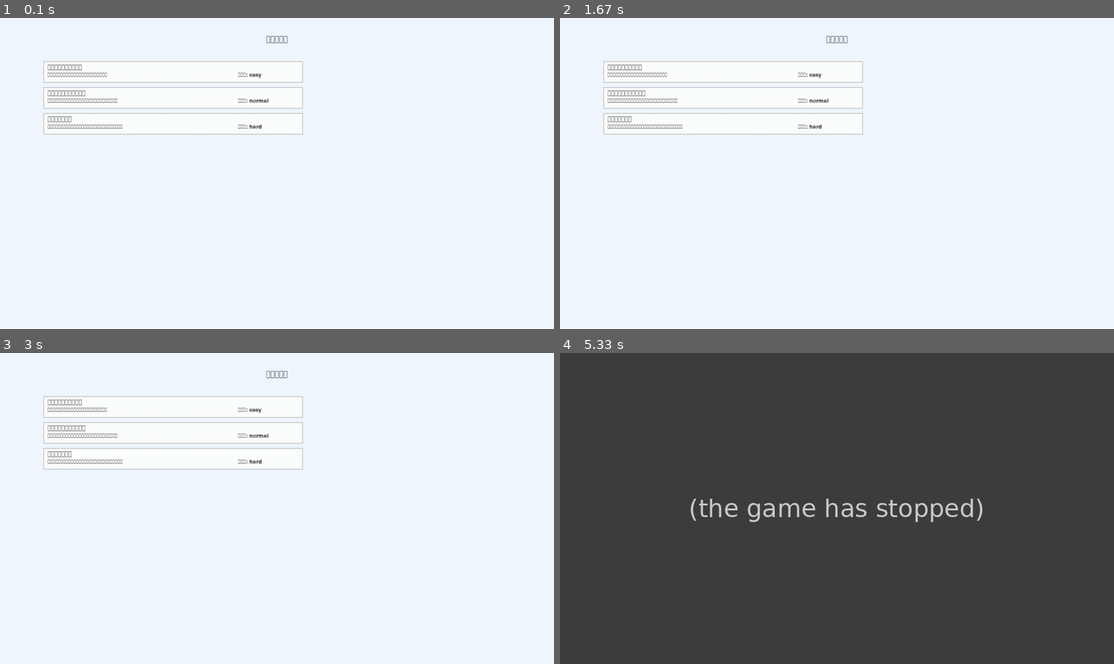
Above: before the commit, frames 1-4 (two rows, left to right).
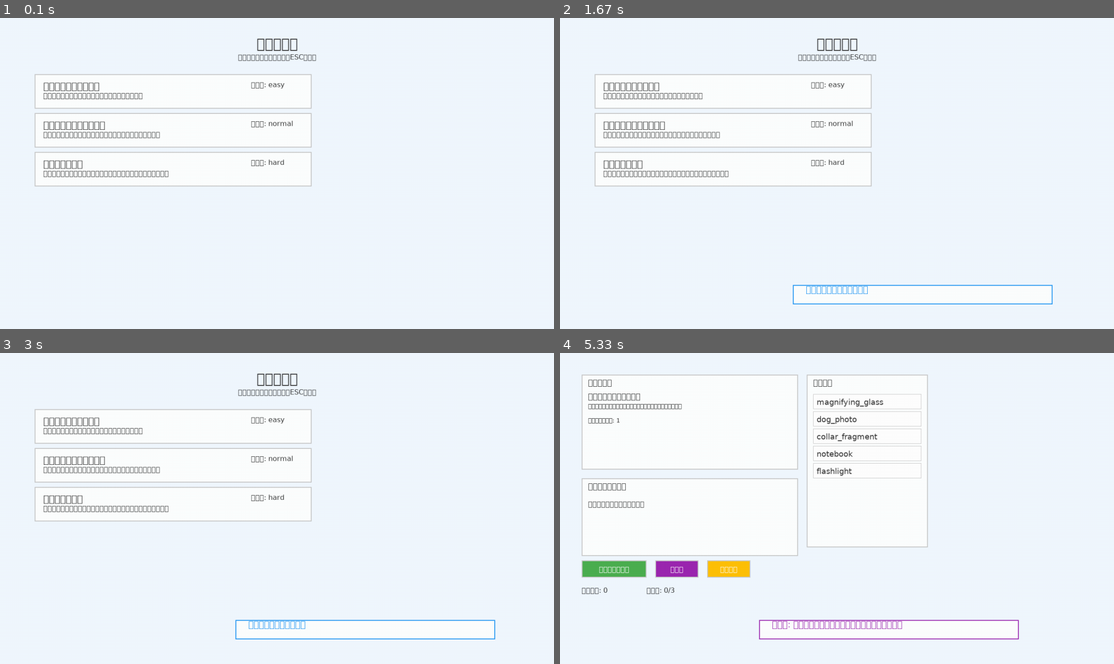
Above: after the commit, the same moments.

Repository: yuichi1000/mystery-pet-rescue
Game: pygame game, started from examples/puzzle_demo.py
Same seed, same stepped clock (60 frames per second), same inputs: the game is played once before the commit and once after it.
Inputs (mouse positions are in pixels of both pictures, inside the frame that each line leads up to):
- Up to frame 1 (0.1 s): no input
- Up to frame 2 (1.67 s): click (837, 173) at 0.38 s; hold H 0.67-1.13 s; click (920, 64) at 1.22 s; hold R from 1.5 s (still down)
- Up to frame 3 (3 s): release R at 1.97 s; click (77, 499) at 2.05 s; click (55, 567) at 2.38 s, where only the run after the commit has a clickable "組み合わせ実行"; tap Esc at 2.67 s
- Up to frame 4 (5.33 s): click "迷子の子猫を助けよう" at 3.05 s; click "ヒント" at 3.38 s; tap H at 3.67 s; click "リセット" at 4.55 s; click (731, 464) at 4.88 s, where only the run after the commit has a clickable "迷子の犬の手がかり探し"; hold H from 5.17 s (still down)

The runs differ from the first frame. In frame 1, 3.5% of the frame differs, in the area x 6-58%, y 5-55%; in frame 2, 4.1%; in frame 3, 4.1%; in frame 4, 100%, in the area x 0-100%, y 0-100%.
Error before the commit: KeyError: 'puzzle_001' (puzzle_ui.py line 217); the game stopped at 5.17 s (later frames are placeholders)

Commit message:
fix: 謎解きUI完全修正 - 日本語フォント対応・文字重なり解消
🎨 日本語フォント対応:
- FontManager: 日本語フォント自動検出・管理
- ヒラギノ角ゴシック対応
- 複数行テキスト・自動改行機能

🔧 UI表示問題修正:
- 文字重なり完全解消
- 枠からのはみ出し修正
- パネルサイズ最適化 (情報500x220, 組み合わせ500x180)
- フォントサイズ調整 (18pt→14pt段階的縮小)

⌨️ 操作性向上:
- ESCキー終了機能 (選択画面→終了, 実行中→戻る)
- 適切な状態管理・エラーハンドリング
- ボタン配置最適化

📐 レイアウト改善:
- テキスト自動改行 (_wrap_text, _wrap_items)
- 動的位置計算・境界チェック
- 行間調整 (20px→18px)
- 進行状況表示位置調整

✅ 動作確認済み:
- 3つの謎解き正常動作
- アイテム組み合わせ判定
- ヒント・リセット機能
- 進行状況自動保存
- 日本語表示完全対応

Diff:
--- a/examples/puzzle_demo.py
+++ b/examples/puzzle_demo.py
@@ -49,7 +49,11 @@
                 running = False
 
         # UI更新
-        puzzle_ui.update(time_delta, events)
+        result = puzzle_ui.update(time_delta, events)
+
+        # 終了チェック
+        if result == "quit":
+            running = False
 
         # 描画
         puzzle_ui.draw()
--- a/src/ui/puzzle_ui.py
+++ b/src/ui/puzzle_ui.py
@@ -10,6 +10,7 @@
 
 from src.systems.puzzle_system import PuzzleSystem, PuzzleState
 from src.systems.hint_system import HintSystem
+from src.utils.font_manager import get_font_manager
 
 class UIState(Enum):
     """UI状態"""
@@ -46,10 +47,8 @@
         self.selected_items: List[str] = []
         self.available_items: List[str] = []
 
-        # フォント
-        self.font_large = pygame.font.Font(None, 36)
-        self.font_medium = pygame.font.Font(None, 28)
-        self.font_small = pygame.font.Font(None, 20)
+        # フォントマネージャー
+        self.font_manager = get_font_manager()
 
         # 色設定
         self.colors = UIColors()
@@ -70,11 +69,11 @@
         self.screen_width = self.screen.get_width()
         self.screen_height = self.screen.get_height()
 
-        # パネル領域
+        # パネル領域（サイズ調整）
         self.main_panel = pygame.Rect(50, 50, self.screen_width - 100, self.screen_height - 100)
-        self.info_panel = pygame.Rect(50, 50, 400, 200)
-        self.items_panel = pygame.Rect(470, 50, 300, 400)
-        self.combination_panel = pygame.Rect(50, 270, 400, 200)
+        self.info_panel = pygame.Rect(50, 50, 500, 220)  # 幅と高さを拡大
+        self.items_panel = pygame.Rect(570, 50, 280, 400)  # 位置調整
+        self.combination_panel = pygame.Rect(50, 290, 500, 180)  # 幅拡大、位置調整
         self.hint_panel = pygame.Rect(50, 490, self.screen_width - 100, 150)
 
         # ボタン領域
@@ -93,25 +92,37 @@
 
         # イベント処理
         for event in events:
-            self.handle_event(event)
+            result = self.handle_event(event)
+            if result == "quit":
+                return "quit"
+
+        return None
 
     def handle_event(self, event: pygame.event.Event):
         """イベント処理"""
         if event.type == pygame.KEYDOWN:
-            if event.key == pygame.K_h:
+            if event.key == pygame.K_ESCAPE:
+                if self.current_state == UIState.PUZZLE_ACTIVE:
+                    # 謎解き実行中の場合は選択画面に戻る
+                    self.current_state = UIState.PUZZLE_SELECT
+                    self.active_puzzle_id = None
+                    self.selected_items = []
+                    self.show_message("謎解き選択に戻りました", "info")
+                else:
+                    # 選択画面の場合は終了フラグを設定
+                    return "quit"
+            elif event.key == pygame.K_h:
                 # ヒント要求
                 self.request_hint()
             elif event.key == pygame.K_r:
                 # リセット
                 self.reset_current_puzzle()
-            elif event.key == pygame.K_ESCAPE:
-                # 謎解き選択に戻る
-                self.current_state = UIState.PUZZLE_SELECT
-                self.active_puzzle_id = None
 
         elif event.type == pygame.MOUSEBUTTONDOWN:
             if event.button == 1:  # 左クリック
                 self.handle_mouse_click(event.pos)
+
+        return None
 
     def handle_mouse_click(self, pos: Tuple[int, int]):
         """マウスクリック処理"""
@@ -124,9 +135,9 @@
         """謎解き選択画面のクリック処理"""
         puzzles = self.puzzle_system.get_available_puzzles()
 
-        y_start = 100
+        y_start = 130
         for i, puzzle in enumerate(puzzles):
-            button_rect = pygame.Rect(100, y_start + i * 60, 600, 50)
+            button_rect = pygame.Rect(80, y_start + i * 90, 640, 80)  # 調整されたサイズに合わせる
             if button_rect.collidepoint(pos):
                 self.start_puzzle(puzzle['id'])
                 break
@@ -138,28 +149,28 @@
             self.handle_item_selection(pos)
 
         # 組み合わせ実行ボタン
-        combine_button = pygame.Rect(50, 420, 150, 40)
+        combine_button = pygame.Rect(50, 480, 150, 40)  # 位置調整
         if combine_button.collidepoint(pos):
             self.try_combination()
 
         # ヒントボタン
-        hint_button = pygame.Rect(220, 420, 100, 40)
+        hint_button = pygame.Rect(220, 480, 100, 40)  # 位置調整
         if hint_button.collidepoint(pos):
             self.request_hint()
 
         # リセットボタン
-        reset_button = pygame.Rect(340, 420, 100, 40)
+        reset_button = pygame.Rect(340, 480, 100, 40)  # 位置調整
         if reset_button.collidepoint(pos):
             self.reset_current_puzzle()
 
     def handle_item_selection(self, pos: Tuple[int, int]):
         """アイテム選択処理"""
-        item_y = 80
-        item_height = 30
+        item_y = self.items_panel.y + 45
+        item_height = 40  # 調整された高さ
 
         for i, item in enumerate(self.available_items):
-            item_rect = pygame.Rect(self.items_panel.x + 10, item_y + i * (item_height + 5),
-                                  self.items_panel.width - 20, item_height)
+            item_rect = pygame.Rect(self.items_panel.x + 15, item_y + i * item_height,
+                                  self.items_panel.width - 30, 35)
             if item_rect.collidepoint(pos):
                 if item in self.selected_items:
                     self.selected_items.remove(item)
@@ -211,6 +222,11 @@
         if not self.active_puzzle_id:
             return
 
+        # アクティブな謎解きが存在するかチェック
+        if self.active_puzzle_id not in self.puzzle_system.active_puzzles:
+            self.show_message("謎解きが開始されていません", "warning")
+            return
+
         hint = self.hint_system.get_contextual_hint(
             self.active_puzzle_id,
             self.available_items,
@@ -227,6 +243,8 @@
         if self.active_puzzle_id:
             self.puzzle_system.reset_puzzle(self.active_puzzle_id)
             self.selected_items = []
+            self.current_state = UIState.PUZZLE_SELECT  # 謎解き選択に戻る
+            self.active_puzzle_id = None
             self.show_message("謎解きをリセットしました", "info")
 
     def show_message(self, message: str, message_type: str = "info"):
@@ -251,30 +269,44 @@
     def draw_puzzle_selection(self):
         """謎解き選択画面を描画"""
         # タイトル
-        title_text = self.font_large.render("謎解き選択", True, self.colors.text)
-        title_rect = title_text.get_rect(center=(self.screen_width // 2, 50))
+        title_text = self.font_manager.render_text("謎解き選択", 32, self.colors.text)
+        title_rect = title_text.get_rect(center=(self.screen_width // 2, 60))
         self.screen.blit(title_text, title_rect)
+
+        # 操作説明
+        help_text = self.font_manager.render_text("クリックで謎解きを選択、ESCで終了", 16, self.colors.text)
+        help_rect = help_text.get_rect(center=(self.screen_width // 2, 90))
+        self.screen.blit(help_text, help_rect)
 
         # 謎解き一覧
         puzzles = self.puzzle_system.get_available_puzzles()
-        y_start = 100
+        y_start = 130
 
         for i, puzzle in enumerate(puzzles):
             # ボタン背景
-            button_rect = pygame.Rect(100, y_start + i * 60, 600, 50)
+            button_rect = pygame.Rect(80, y_start + i * 90, 640, 80)  # さらに高さを増加
             button_surface = pygame.Surface((button_rect.width, button_rect.height), pygame.SRCALPHA)
             button_surface.fill(self.colors.panel)
             self.screen.blit(button_surface, button_rect)
             pygame.draw.rect(self.screen, self.colors.border, button_rect, 2)
 
-            # 謎解き情報
-            title_text = self.font_medium.render(puzzle['title'], True, self.colors.text)
-            desc_text = self.font_small.render(puzzle['description'], True, self.colors.text)
-            diff_text = self.font_small.render(f"難易度: {puzzle['difficulty']}", True, self.colors.text)
-
-            self.screen.blit(title_text, (button_rect.x + 10, button_rect.y + 5))
-            self.screen.blit(desc_text, (button_rect.x + 10, button_rect.y + 25))
-            self.screen.blit(diff_text, (button_rect.x + 450, button_rect.y + 25))
+            # 謎解き情報（行間をさらに調整）
+            title_text = self.font_manager.render_text(puzzle['title'], 22, self.colors.text)
+
+            # 説明文を改行処理
+            desc_lines = self._wrap_text(puzzle['description'], 20, 500)
+            diff_text = self.font_manager.render_text(f"難易度: {puzzle['difficulty']}", 16, self.colors.text)
+
+            # テキスト配置
+            self.screen.blit(title_text, (button_rect.x + 20, button_rect.y + 15))
+
+            # 説明文（複数行対応）
+            for j, line in enumerate(desc_lines):
+                line_surface = self.font_manager.render_text(line, 16, self.colors.text)
+                self.screen.blit(line_surface, (button_rect.x + 20, button_rect.y + 40 + j * 20))
+
+            # 難易度表示
+            self.screen.blit(diff_text, (button_rect.x + 500, button_rect.y + 15))
 
     def draw_puzzle_active(self):
         """謎解き実行画面を描画"""
@@ -286,14 +318,25 @@
         # 謎解き情報パネル
         self.draw_panel(self.info_panel, "謎解き情報")
 
-        info_y = self.info_panel.y + 30
-        title_text = self.font_medium.render(puzzle_status['title'], True, self.colors.text)
-        desc_text = self.font_small.render(puzzle_status['description'], True, self.colors.text)
-        stage_text = self.font_small.render(f"現在のステージ: {puzzle_status.get('current_stage', 1)}", True, self.colors.text)
-
-        self.screen.blit(title_text, (self.info_panel.x + 10, info_y))
-        self.screen.blit(desc_text, (self.info_panel.x + 10, info_y + 30))
-        self.screen.blit(stage_text, (self.info_panel.x + 10, info_y + 60))
+        info_y = self.info_panel.y + 40
+        title_text = self.font_manager.render_text(puzzle_status['title'], 18, self.colors.text)  # フォントサイズ縮小
+
+        # 説明文を改行処理（パネル幅に合わせて調整）
+        desc_lines = self._wrap_text(puzzle_status['description'], 14, 450)  # 幅を450pxに調整
+        stage_text = self.font_manager.render_text(f"現在のステージ: {puzzle_status.get('current_stage', 1)}", 14, self.colors.text)
+
+        self.screen.blit(title_text, (self.info_panel.x + 15, info_y))
+
+        # 説明文（複数行）- 行間を調整
+        for i, line in enumerate(desc_lines):
+            line_surface = self.font_manager.render_text(line, 14, self.colors.text)
+            self.screen.blit(line_surface, (self.info_panel.x + 15, info_y + 25 + i * 18))  # 行間を18pxに調整
+
+        # ステージ情報 - 位置を動的に計算
+        stage_y = info_y + 25 + len(desc_lines) * 18 + 15
+        # パネル内に収まるかチェック
+        if stage_y + 20 <= self.info_panel.y + self.info_panel.height - 10:
+            self.screen.blit(stage_text, (self.info_panel.x + 15, stage_y))
 
         # アイテムパネル
         self.draw_panel(self.items_panel, "アイテム")
@@ -316,16 +359,16 @@
         self.screen.blit(panel_surface, rect)
         pygame.draw.rect(self.screen, self.colors.border, rect, 2)
 
-        title_text = self.font_medium.render(title, True, self.colors.text)
-        self.screen.blit(title_text, (rect.x + 10, rect.y + 5))
+        title_text = self.font_manager.render_text(title, 18, self.colors.text)  # フォントサイズ縮小
+        self.screen.blit(title_text, (rect.x + 15, rect.y + 8))
 
     def draw_items(self):
         """アイテム一覧を描画"""
-        item_y = self.items_panel.y + 40
+        item_y = self.items_panel.y + 45
 
         for i, item in enumerate(self.available_items):
-            item_rect = pygame.Rect(self.items_panel.x + 10, item_y + i * 35,
-                                  self.items_panel.width - 20, 30)
+            item_rect = pygame.Rect(self.items_panel.x + 15, item_y + i * 40,
+                                  self.items_panel.width - 30, 35)  # 高さとマージンを調整
 
             # 選択状態の背景
             if item in self.selected_items:
@@ -336,33 +379,38 @@
             pygame.draw.rect(self.screen, self.colors.border, item_rect, 1)
 
             # アイテム名
-            item_text = self.font_small.render(item, True, self.colors.text)
-            self.screen.blit(item_text, (item_rect.x + 5, item_rect.y + 5))
+            item_text = self.font_manager.render_text(item, 18, self.colors.text)
+            self.screen.blit(item_text, (item_rect.x + 8, item_rect.y + 8))
 
     def draw_selected_items(self):
         """選択中のアイテムを描画"""
         if not self.selected_items:
-            no_selection_text = self.font_small.render("アイテムを選択してください", True, self.colors.text)
-            self.screen.blit(no_selection_text, (self.combination_panel.x + 10, self.combination_panel.y + 40))
-            return
-
-        selected_text = " + ".join(self.selected_items)
-        text_surface = self.font_medium.render(selected_text, True, self.colors.text)
-        self.screen.blit(text_surface, (self.combination_panel.x + 10, self.combination_panel.y + 40))
+            no_selection_text = self.font_manager.render_text("アイテムを選択してください", 16, self.colors.text)
+            self.screen.blit(no_selection_text, (self.combination_panel.x + 15, self.combination_panel.y + 50))
+            return
+
+        # 選択されたアイテムを改行して表示（パネル幅に合わせて調整）
+        selected_lines = self._wrap_items(self.selected_items, 16, 450)  # 幅を450pxに調整
+        for i, line in enumerate(selected_lines):
+            text_surface = self.font_manager.render_text(line, 16, self.colors.text)
+            # パネル内に収まるかチェック
+            y_pos = self.combination_panel.y + 50 + i * 22
+            if y_pos + 22 <= self.combination_panel.y + self.combination_panel.height - 10:
+                self.screen.blit(text_surface, (self.combination_panel.x + 15, y_pos))
 
     def draw_buttons(self):
         """ボタンを描画"""
         buttons = [
-            (pygame.Rect(50, 420, 150, 40), "組み合わせ実行", self.colors.success),
-            (pygame.Rect(220, 420, 100, 40), "ヒント", self.colors.hint),
-            (pygame.Rect(340, 420, 100, 40), "リセット", self.colors.warning)
+            (pygame.Rect(50, 480, 150, 40), "組み合わせ実行", self.colors.success),  # 位置調整
+            (pygame.Rect(220, 480, 100, 40), "ヒント", self.colors.hint),  # 位置調整
+            (pygame.Rect(340, 480, 100, 40), "リセット", self.colors.warning)  # 位置調整
         ]
 
         for button_rect, text, color in buttons:
             pygame.draw.rect(self.screen, color, button_rect)
             pygame.draw.rect(self.screen, self.colors.border, button_rect, 2)
 
-            button_text = self.font_small.render(text, True, (255, 255, 255))
+            button_text = self.font_manager.render_text(text, 16, (255, 255, 255))  # フォントサイズ縮小
             text_rect = button_text.get_rect(center=button_rect.center)
             self.screen.blit(button_text, text_rect)
 
@@ -371,27 +419,40 @@
         if not self.active_puzzle_id:
             return
 
+        # アクティブな謎解きが存在するかチェック
+        if self.active_puzzle_id not in self.puzzle_system.active_puzzles:
+            return
+
         puzzle_status = self.puzzle_system.get_puzzle_status(self.active_puzzle_id)
         hint_status = self.hint_system.get_hint_status(self.active_puzzle_id)
 
-        progress_y = 500
+        progress_y = 540  # 位置をさらに下に調整
 
         # 試行回数
         attempts_text = f"試行回数: {puzzle_status.get('attempts', 0)}"
-        attempts_surface = self.font_small.render(attempts_text, True, self.colors.text)
+        attempts_surface = self.font_manager.render_text(attempts_text, 16, self.colors.text)
         self.screen.blit(attempts_surface, (50, progress_y))
 
         # ヒント使用状況
         hints_text = f"ヒント: {hint_status.get('used_hints', 0)}/{hint_status.get('max_hints', 3)}"
-        hints_surface = self.font_small.render(hints_text, True, self.colors.text)
+        hints_surface = self.font_manager.render_text(hints_text, 16, self.colors.text)
         self.screen.blit(hints_surface, (200, progress_y))
 
         # 発見した組み合わせ
         combinations = puzzle_status.get('discovered_combinations', [])
         if combinations:
-            combo_text = f"発見した組み合わせ: {', '.join(combinations)}"
-            combo_surface = self.font_small.render(combo_text, True, self.colors.success)
+            combo_lines = self._wrap_items(combinations, 14, 700)  # 幅を拡大
+            combo_text = f"発見した組み合わせ: {combo_lines[0] if combo_lines else ''}"
+            combo_surface = self.font_manager.render_text(combo_text, 14, self.colors.success)
             self.screen.blit(combo_surface, (50, progress_y + 20))
+
+            # 追加の組み合わせがある場合
+            for i, line in enumerate(combo_lines[1:], 1):
+                additional_surface = self.font_manager.render_text(f"  {line}", 14, self.colors.success)
+                y_pos = progress_y + 20 + i * 18
+                # 画面内に収まるかチェック
+                if y_pos + 18 <= self.screen_height - 20:
+                    self.screen.blit(additional_surface, (50, y_pos))
 
     def draw_message(self):
         """メッセージを描画"""
@@ -409,15 +470,72 @@
         text_color = color_map.get(self.message_type, self.colors.text)
 
         # メッセージ背景
-        message_surface = self.font_medium.render(self.current_message, True, text_color)
-        message_rect = message_surface.get_rect(center=(self.screen_width // 2, self.screen_height - 50))
-
-        # 背景パネル
-        panel_rect = pygame.Rect(message_rect.x - 20, message_rect.y - 10,
-                               message_rect.width + 40, message_rect.height + 20)
-        panel_surface = pygame.Surface((panel_rect.width, panel_rect.height), pygame.SRCALPHA)
-        panel_surface.fill(self.colors.panel)
-        self.screen.blit(panel_surface, panel_rect)
-        pygame.draw.rect(self.screen, text_color, panel_rect, 2)
-
-        self.screen.blit(message_surface, message_rect)
+        # 長いメッセージを改行処理
+        message_lines = self._wrap_text(self.current_message, 20, 800)
+
+        if message_lines:
+            # 最初の行でサイズを計算
+            first_line_surface = self.font_manager.render_text(message_lines[0], 20, text_color)
+            message_rect = first_line_surface.get_rect(center=(self.screen_width // 2, self.screen_height - 80))
+
+            # 背景パネル（複数行対応）
+            panel_height = len(message_lines) * 25 + 20
+            panel_rect = pygame.Rect(message_rect.x - 30, message_rect.y - 10,
+                                   max(600, message_rect.width + 60), panel_height)
+            panel_surface = pygame.Surface((panel_rect.width, panel_rect.height), pygame.SRCALPHA)
+            panel_surface.fill(self.colors.panel)
+            self.screen.blit(panel_surface, panel_rect)
+            pygame.draw.rect(self.screen, text_color, panel_rect, 2)
+
+            # メッセージテキスト（複数行）
+            for i, line in enumerate(message_lines):
+                line_surface = self.font_manager.render_text(line, 20, text_color)
+                line_rect = line_surface.get_rect(center=(self.screen_width // 2, message_rect.y + i * 25))
+                self.screen.blit(line_surface, line_rect)
+
+    def _wrap_text(self, text: str, font_size: int, max_width: int) -> List[str]:
+        """テキストを指定幅で改行"""
+        words = text.split(' ')
+        lines = []
+        current_line = ""
+
+        for word in words:
+            test_line = current_line + (" " if current_line else "") + word
+            text_width = self.font_manager.get_text_size(test_line, font_size)[0]
+
+            if text_width <= max_width:
+                current_line = test_line
+            else:
+                if current_line:
+                    lines.append(current_line)
+                current_line = word
+
+        if current_line:
+            lines.append(current_line)
+
+        return lines
+
+    def _wrap_items(self, items: List[str], font_size: int, max_width: int) -> List[str]:
+        """アイテムリストを指定幅で改行"""
+        if not items:
+            return []
+
+        lines = []
+        current_line = ""
+
+        for i, item in enumerate(items):
+            separator = " + " if i > 0 else ""
+            test_line = current_line + separator + item
+            text_width = self.font_manager.get_text_size(test_line, font_size)[0]
+
+            if text_width <= max_width:
+                current_line = test_line
+            else:
+                if current_line:
+                    lines.append(current_line)
+                current_line = item
+
+        if current_line:
+            lines.append(current_line)
+
+        return lines
--- /dev/null
+++ b/src/utils/font_manager.py
@@ -0,0 +1,121 @@
+"""
+フォント管理システム
+日本語対応フォントの管理
+"""
+
+import pygame
+import os
+from typing import Optional, Dict, List
+
+class FontManager:
+    """フォント管理クラス"""
+
+    def __init__(self):
+        self.fonts: Dict[str, pygame.font.Font] = {}
+        self.japanese_font_path = None
+        self._find_japanese_font()
+
+    def _find_japanese_font(self):
+        """日本語フォントを検索"""
+        # macOS用の日本語フォントパス
+        macos_fonts = [
+            "/System/Library/Fonts/ヒラギノ角ゴシック W3.ttc",
+            "/System/Library/Fonts/Hiragino Sans GB.ttc",
+            "/Library/Fonts/ヒラギノ角ゴ ProN W3.otf",
+            "/System/Library/Fonts/Arial Unicode MS.ttf"
+        ]
+
+        # Linux用の日本語フォントパス
+        linux_fonts = [
+            "/usr/share/fonts/truetype/noto/NotoSansCJK-Regular.ttc",
+            "/usr/share/fonts/truetype/dejavu/DejaVuSans.ttf"
+        ]
+
+        # Windows用の日本語フォントパス
+        windows_fonts = [
+            "C:/Windows/Fonts/msgothic.ttc",
+            "C:/Windows/Fonts/meiryo.ttc",
+            "C:/Windows/Fonts/YuGothM.ttc"
+        ]
+
+        all_fonts = macos_fonts + linux_fonts + windows_fonts
+
+        for font_path in all_fonts:
+            if os.path.exists(font_path):
+                self.japanese_font_path = font_path
+                print(f"✅ 日本語フォント発見: {font_path}")
+                return
+
+        print("⚠️ 日本語フォントが見つかりません。デフォルトフォントを使用します。")
+
+    def get_font(self, size: int, bold: bool = False) -> pygame.font.Font:
+        """フォントを取得"""
+        font_key = f"{size}_{bold}"
+
+        if font_key not in self.fonts:
+            if self.japanese_font_path:
+                try:
+                    self.fonts[font_key] = pygame.font.Font(self.japanese_font_path, size)
+                except:
+                    print(f"⚠️ 日本語フォント読み込み失敗: {self.japanese_font_path}")
+                    self.fonts[font_key] = pygame.font.Font(None, size)
+            else:
+                self.fonts[font_key] = pygame.font.Font(None, size)
+
+        return self.fonts[font_key]
+
+    def render_text(self, text: str, size: int, color: tuple, bold: bool = False) -> pygame.Surface:
+        """テキストをレンダリング"""
+        font = self.get_font(size, bold)
+        return font.render(text, True, color)
+
+    def render_multiline_text(self, text: str, size: int, color: tuple,
+                            max_width: int = None, line_spacing: int = 5) -> List[pygame.Surface]:
+        """複数行テキストをレンダリング（行間調整付き）"""
+        font = self.get_font(size)
+        lines = text.split('\n')
+        surfaces = []
+
+        for line in lines:
+            if max_width and font.size(line)[0] > max_width:
+                # 長い行を分割
+                words = line.split(' ')
+                current_line = ""
+
+                for word in words:
+                    test_line = current_line + (" " if current_line else "") + word
+                    if font.size(test_line)[0] <= max_width:
+                        current_line = test_line
+                    else:
+                        if current_line:
+                            surfaces.append(font.render(current_line, True, color))
+                        current_line = word
+
+                if current_line:
+                    surfaces.append(font.render(current_line, True, color))
+            else:
+                surfaces.append(font.render(line, True, color))
+
+        return surfaces
+
+    def get_text_size(self, text: str, size: int, bold: bool = False) -> tuple:
+        """テキストサイズを取得"""
+        font = self.get_font(size, bold)
+        return font.size(text)
+
+    def get_multiline_text_height(self, text: str, size: int, line_spacing: int = 5) -> int:
+        """複数行テキストの高さを取得"""
+        lines = text.split('\n')
+        font = self.get_font(size)
+        line_height = font.get_height()
+        return len(lines) * line_height + (len(lines) - 1) * line_spacing
+
+# グローバルフォントマネージャー
+_font_manager = None
+
+def get_font_manager() -> FontManager:
+    """フォントマネージャーのシングルトンインスタンスを取得"""
+    global _font_manager
+    if _font_manager is None:
+        _font_manager = FontManager()
+    return _font_manager
